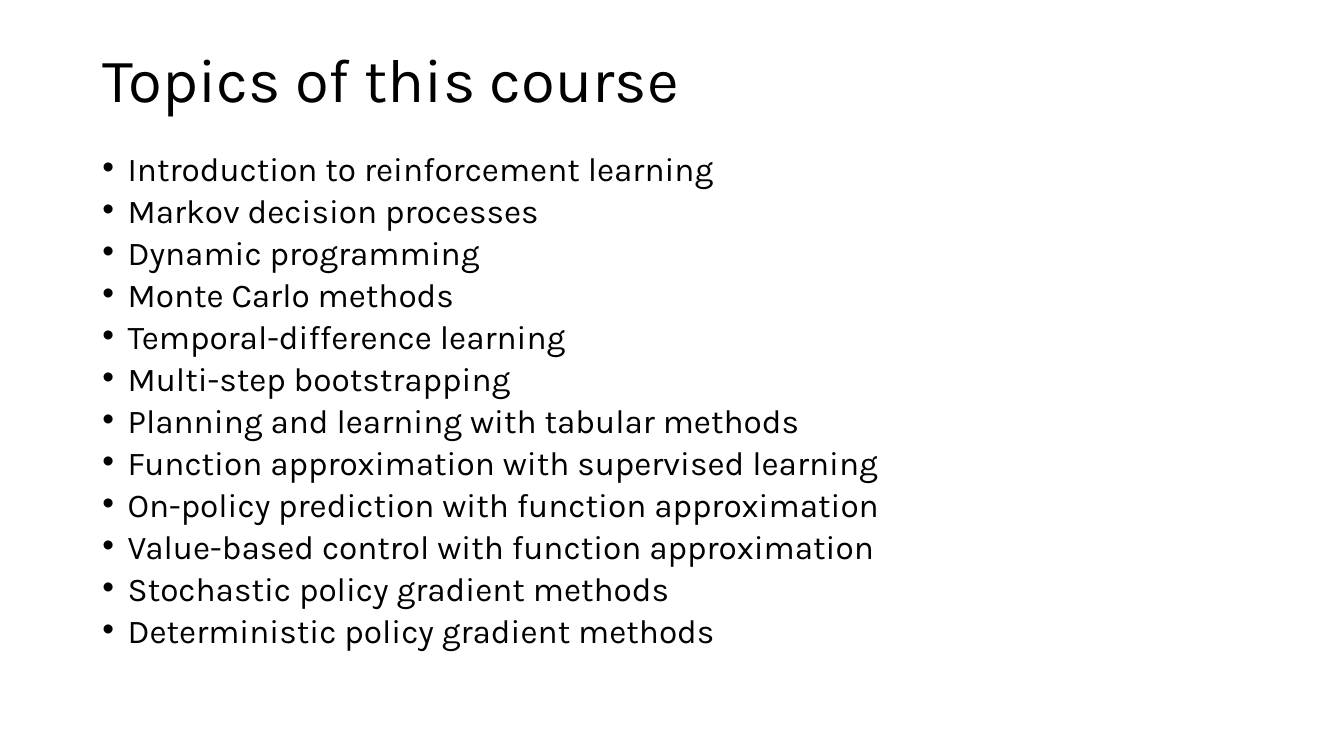
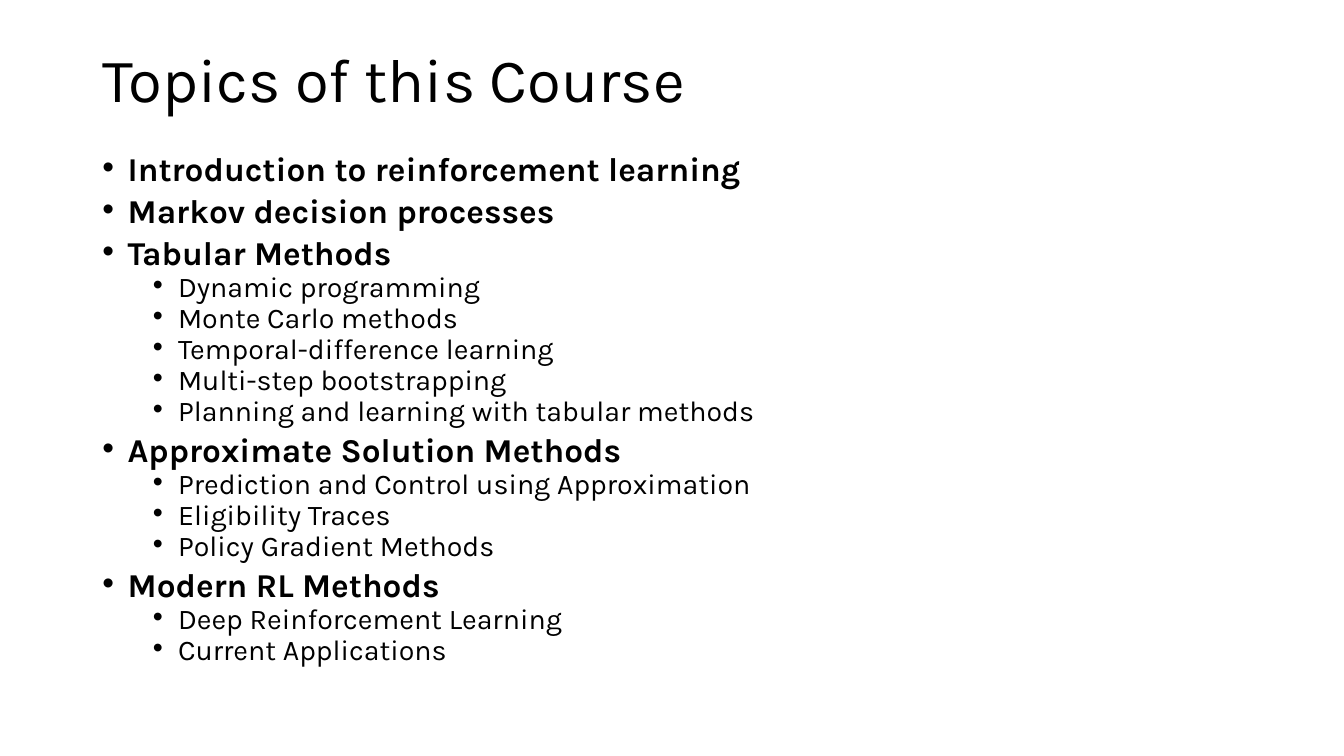
Before and after one commit to mhahsler/Introduction_to_Reinforcement_Learning, a slide deck: slide 2 of slides/Lecture_Chapter01.pptx. Drawn at 1344x756 pixels with LibreOffice and Linux fonts; fonts in the diff are those of the drawing. Boxes give left, top, right and bottom in pixels: in the first picture for what was removed or moved away, otherwise in the second. Text is boxed around its words. In the diff, an @@ line names an element or a change of style, - is before the commit and + after.

```diff
--- a/slides/Lecture_Chapter01.pptx
+++ b/slides/Lecture_Chapter01.pptx
@@ title at [102, 59, 685, 117]: text changed @@
-Topics of this course
+Topics of this Course
@@ text at [128, 157, 754, 428]: bold on in "Introduction to reinforcement learning", "Markov decision processes"; size 23.8 to 20.4 pt in "Dynamic programming", "Monte Carlo methods", "Temporal-difference learning", "Multi-step bootstrapping" and 1 more places; list level 1 to 2 in "Dynamic programming"; list level 1 to 2 in "Monte Carlo methods"; list level 1 to 2 in "Temporal-difference learning"; list level 1 to 2 in "Multi-step bootstrapping"; list level 1 to 2 in "Planning and learning with tabular ..." @@
@@ text at [128, 242, 391, 266]: paragraph added @@
+• Tabular Methods
@@ text at [128, 438, 750, 667]: text changed; size 23.8 to 20.4 pt @@
-• Function approximation with supervised learning
-• On-policy prediction with function approximation
-• Value-based control with function approximation
-• Stochastic policy gradient methods
-• Deterministic policy gradient methods
+• Approximate Solution Methods
+  • Prediction and Control using Approximation
+  • Eligibility Traces
+  • Policy Gradient Methods
+• Modern RL Methods
+  • Deep Reinforcement Learning
+  • Current Applications
```
Also in this commit, not shown: 23 other slides changed, 6 slides added, 20 slides removed, 12 other files.
